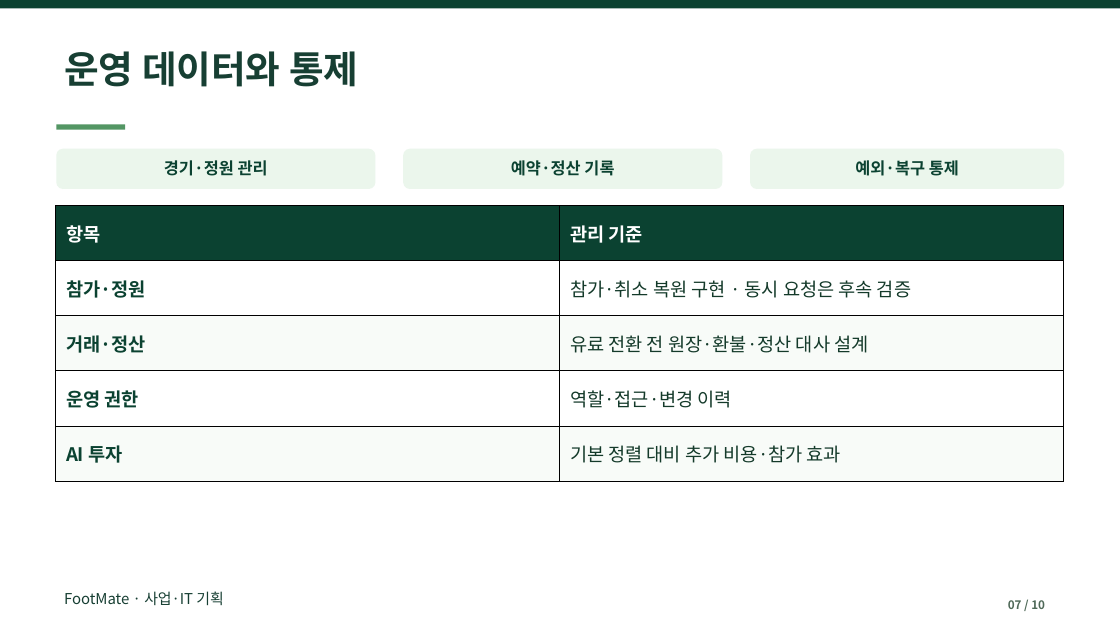
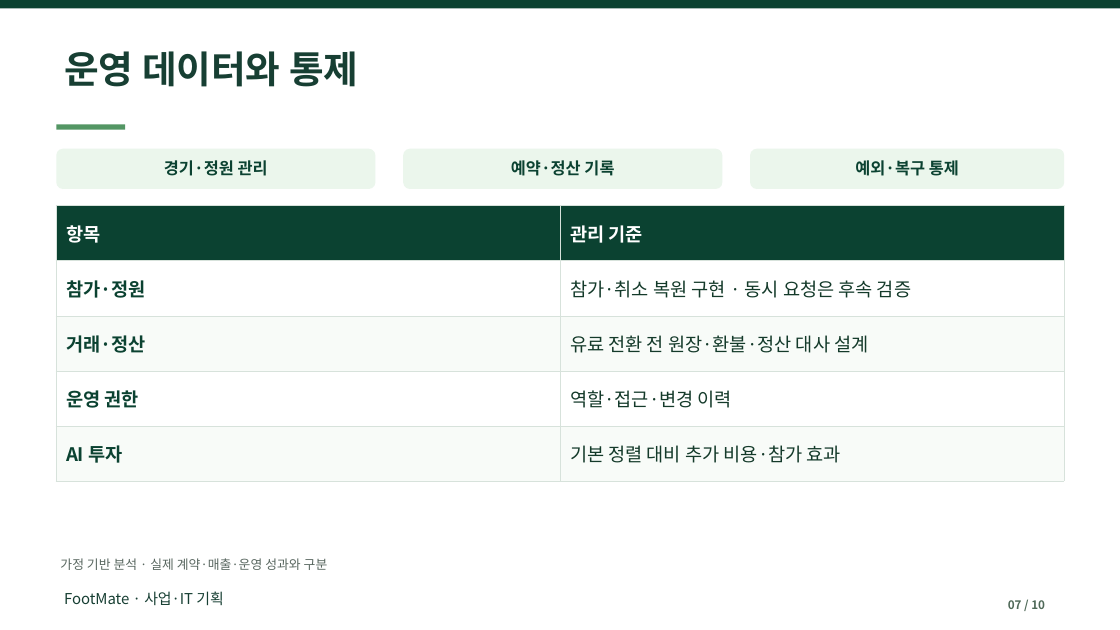
Before and after one commit to dohyunkimmm/footmate, a slide deck: slide 7 of src/case-study/downloads/footmate_report.pptx. Drawn at 1120x630 pixels with LibreOffice and Linux fonts; fonts in the diff are those of the drawing. Boxes give left, top, right and bottom in pixels: in the first picture for what was removed or moved away, otherwise in the second. Text is boxed around its words. In the diff, an @@ line names an element or a change of style, - is before the commit and + after.

```diff
--- a/src/case-study/downloads/footmate_report.pptx
+++ b/src/case-study/downloads/footmate_report.pptx
@@ table at (x1=56, y1=206, x2=1065, y2=481) @@
@@ borders changed @@
@@ text added at (x1=60, y1=558, x2=328, y2=570), 11 pt, text #58665F @@
+가정 기반 분석 · 실제 계약·매출·운영 성과와 구분
```
Also in this commit, not shown: 9 other slides changed, 5 other files.
